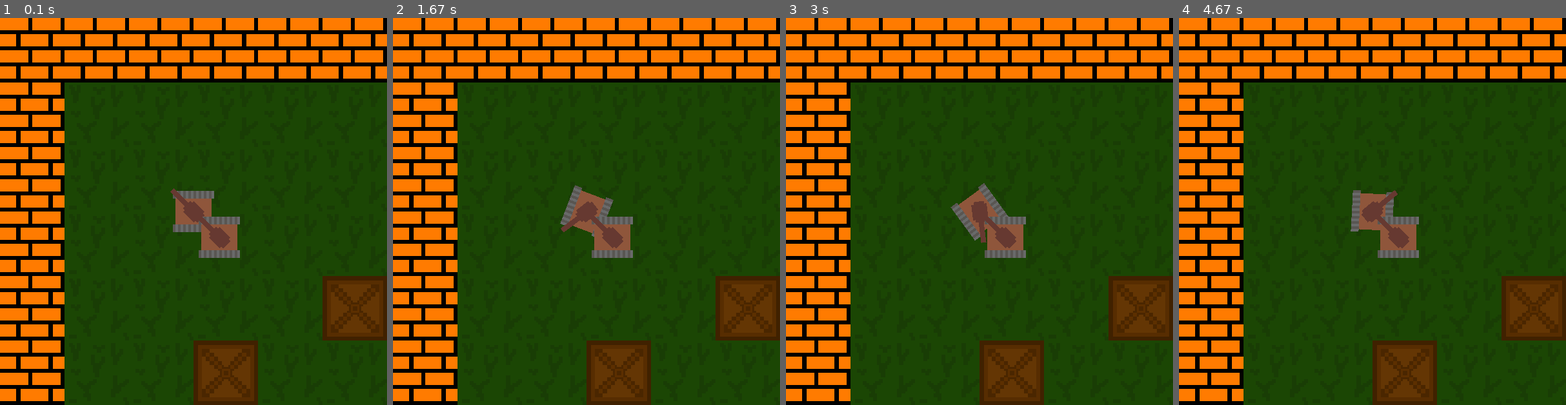
Above: before the commit, frames 1-4 (left to right).
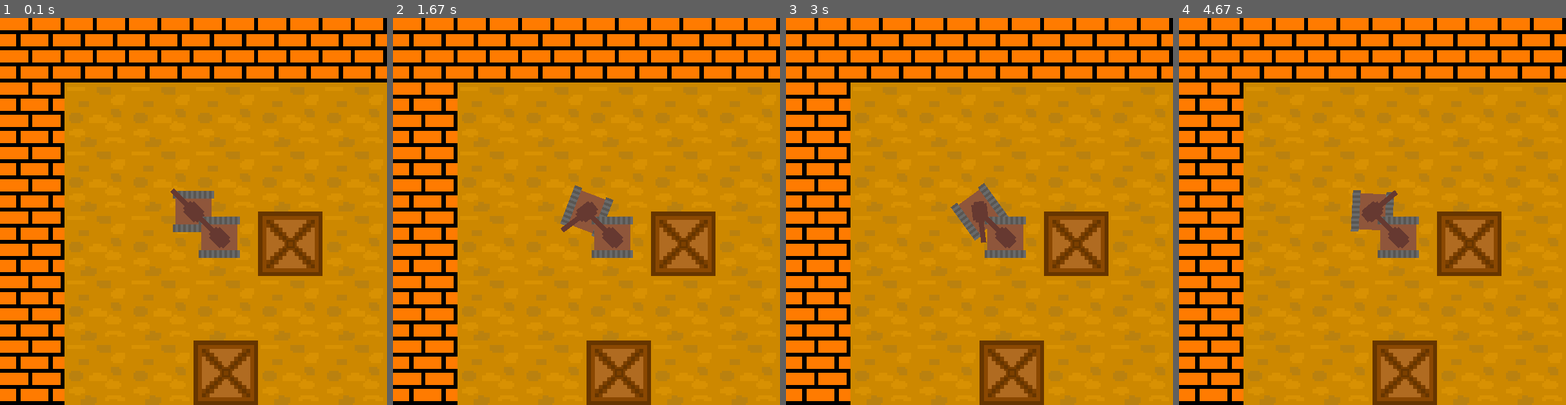
Above: after the commit, the same moments.

Repository: f1rsov08/PyGameProject
Game: pygame game, started from Test.py
The game is run twice, just before and just after one commit, with the same random seed, the same clock (stepped at 60 frames per second) and the same inputs.
Inputs (mouse positions are in pixels of both pictures, inside the frame that each line leads up to):
- Up to frame 1 (0.1 s): no input
- Up to frame 2 (1.67 s): hold D 0.33-0.8 s; move the mouse to (571, 226) at 0.37 s; hold D 0.83-1.13 s; move the mouse to (493, 215) at 0.87 s; hold D 1.17-1.63 s; move the mouse to (466, 304) at 1.2 s
- Up to frame 3 (3 s): hold A 1.67-2.2 s; move the mouse to (1118, 346) at 1.7 s; hold D 2.23-2.53 s; move the mouse to (886, 134) at 2.27 s; hold A 2.57-2.97 s; move the mouse to (983, 250) at 2.6 s
- Up to frame 4 (4.67 s): hold D 3-3.37 s; move the mouse to (1473, 273) at 3.03 s; hold D 3.4-4.03 s; move the mouse to (1449, 180) at 3.43 s; hold A 4.07-4.43 s; move the mouse to (1248, 250) at 4.1 s; hold A from 4.47 s (still down); move the mouse to (1453, 141) at 4.5 s

The runs differ from the first frame. In frame 1, 67% of the frame differs, in the area x 16-100%, y 16-100%; in frame 2, 67%; in frame 3, 67%; in frame 4, 67%.

Commit message:
Пытался сделать коллизию

Diff:
--- a/Test.py
+++ b/Test.py
@@ -3,7 +3,7 @@
 import math
 import pygame
 import random
-from mapgenerating import Maps
+from mapgenerating import Maps, obstacles
 
 pygame.init()
 size = width, height = 600, 600
@@ -88,7 +88,7 @@
     '''
 
     def __init__(self, x, y, direction=0, health=100):
-        super().__init__()
+        super().__init__(all_sprites)
         # Положение в пространстве
         self.x, self.y = x, y
         self.direction = direction
@@ -112,6 +112,7 @@
         # Загрузка изображений
         self.image_track = pygame.transform.scale(load_image("tank_track.png"), (128, 128))
         self.image_turret = pygame.transform.scale(load_image("tank_turret.png"), (128, 128))
+        self.rect = self.image_track.get_rect()
         # Задаем направление башни танка
         self.turret_direction = direction
         # Скорость танка
@@ -190,7 +191,7 @@
 
 if __name__ == '__main__':
     map = Maps(screen)
-    map.select(2) # или можно map.select(номер карты по счету) ---- 1 - песчаная карта, 2 - травяная карта
+    map.select(1) # или можно map.select(номер карты по счету) ---- 1 - песчаная карта, 2 - травяная карта
     map.generate()
 
     # Создаем танк игрока
@@ -202,6 +203,7 @@
     camera = Camera(0, 0, tank)
 
     # Добавляем танки во группу спрайтов
+
     all_sprites.add(tank)
     all_sprites.add(enemy_tank)
 
@@ -221,14 +223,17 @@
         keys = pygame.key.get_pressed()
         # Управление на WASD
         if keys[pygame.K_w]:
-            tank.move()
+            print((tank.x + 200) // map.obj_size + 1, (tank.y + 200) // map.obj_size + 1, map.map)
+            if map.map[int((tank.y + 200) // map.obj_size + 1)][int((tank.x + 200) // map.obj_size + 1)] == '.':
+                tank.move()
         if keys[pygame.K_s]:
-            tank.move(-1)
+            if map.map[int((tank.y + 200) // map.obj_size + 1)][int((tank.x + 200) // map.obj_size + 1)] == '.':
+                tank.move(-1)
         if keys[pygame.K_a]:
             tank.turn(-1.5)
         if keys[pygame.K_d]:
             tank.turn(1.5)
-        map.update(tank.getcoords())
+        map.update(tank.getcoords(), all_sprites)
         camera.update()
 
         # Рисуем все что надо
--- a/mapgenerating.py
+++ b/mapgenerating.py
@@ -31,19 +31,14 @@
         image = image.convert_alpha()
     return image
 
-#class Obj(pygame.sprite.Sprite):
-#    def __init__(self, x, y, image, cell_size):
-#        super().__init__()
-#        obj = pygame.sprite.Sprite(obstacles)
-#        obj.image = image
-#        obj.rect = obj.image.get_rect()
-#        obj.rect.x = x * cell_size
-#        obj.rect.y = y * cell_size
-#
-#    def update1(self):
-#        print(1)
-#        if pygame.sprite.spritecollideany(self, entities):
-#            print('GELLO')
+class Obj_obstacle(pygame.sprite.Sprite):
+    def __init__(self, x, y, image, cell_size):
+        super().__init__()
+        obj = pygame.sprite.Sprite(obstacles)
+        obj.image = image
+        obj.rect = obj.image.get_rect()
+        obj.rect.x = x * cell_size
+        obj.rect.y = y * cell_size
 
 
 class Maps:
@@ -52,14 +47,14 @@
         self.obj_size = 100
 
     def create_obj(self, x, y, image):
-        #Obj(x, y, image, self.cell_size)
-        obj = pygame.sprite.Sprite(obstacles)
-        obj.image = image
-        obj.rect = obj.image.get_rect()
-        obj.rect.x = x * self.cell_size
-        obj.rect.y = y * self.cell_size
+        Obj_obstacle(x, y, image, self.cell_size)
+      #obj = pygame.sprite.Sprite(obstacles)
+      #obj.image = image
+      #obj.rect = obj.image.get_rect()
+      #obj.rect.x = x * self.cell_size
+      #obj.rect.y = y * self.cell_size
 
-    def update(self, coords):
+    def update(self, coords, entity):
         self.screen.blit(self.field, (-coords[0], -coords[1]))
         obstacles.draw(self.field)
 
